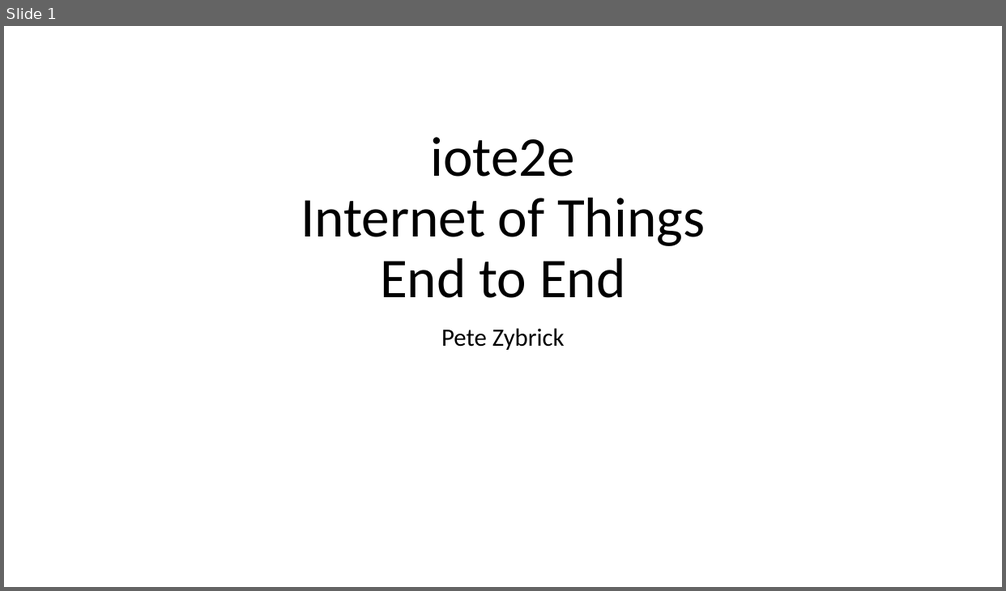
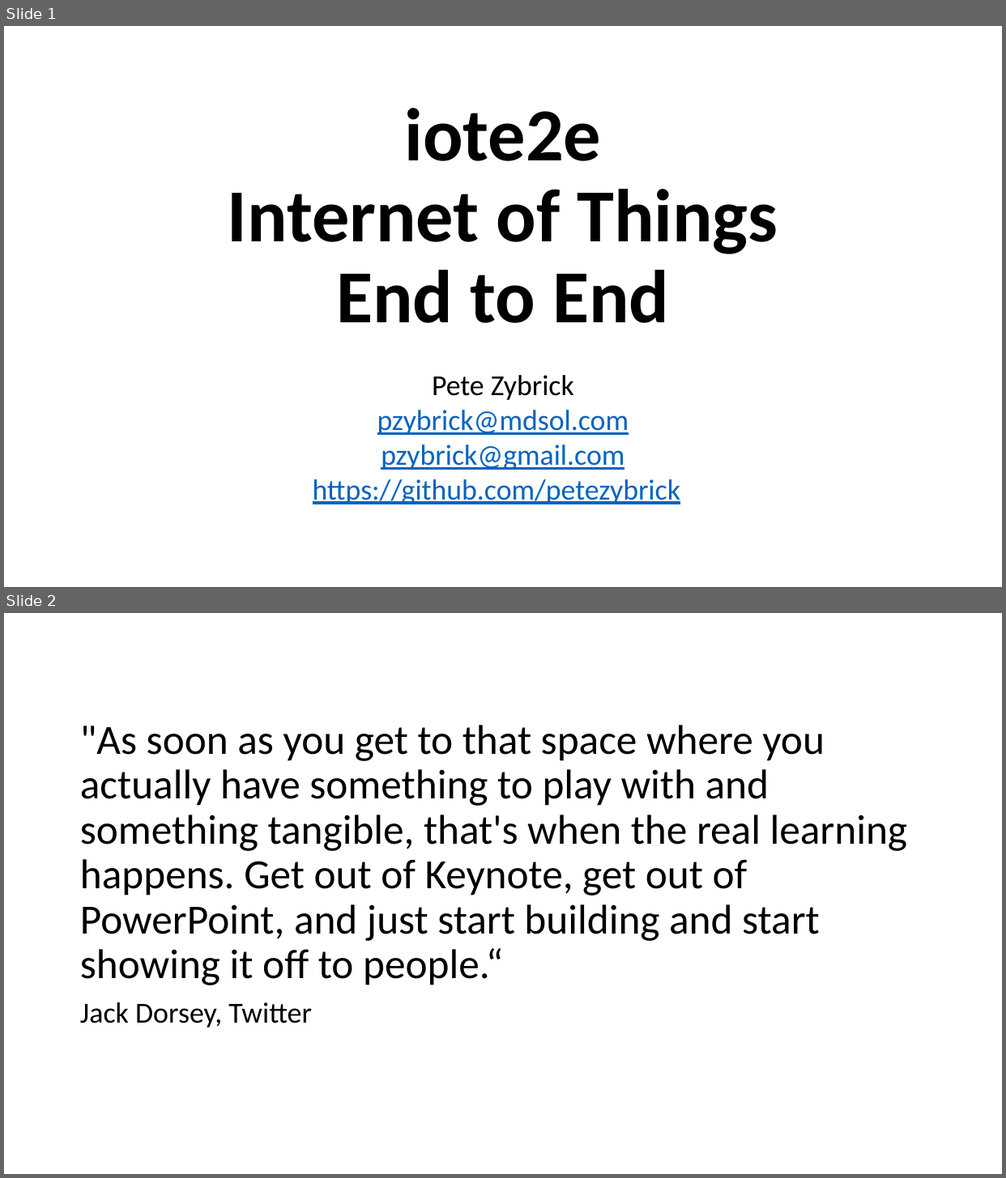
Before and after one commit to petezybrick/iote2e, a slide deck: iote2e-common/src/site/markdown/slides/iote2e-dryrun-20170904.pptx. Shown one above the other, each under a label of ours: slide 1 before the commit, slides 1 and 2 after it. The pictures are 1006x591 and 1006x1178 pixels, drawn with LibreOffice and Linux fonts; fonts in the diff are those of the drawing. Boxes give left, top, right and bottom in pixels: in the first picture for what was removed or moved away, otherwise in the second. Text is boxed around its words. In the diff, an @@ line names an element or a change of style, - is before the commit and + after.

```diff
--- a/iote2e-common/src/site/markdown/slides/iote2e-dryrun-20170904.pptx
+++ b/iote2e-common/src/site/markdown/slides/iote2e-dryrun-20170904.pptx
@@ slide 2 added at (4, 613, 1002, 1174), background #FFFFFF @@
@@ text added at (80, 725, 907, 1028), 40 pt, text #000000 @@
+"As soon as you get to that space where you actually have something to play with and something tangible, that's when the real learning happens. Get out of Keynote, get out of PowerPoint, and just start building and start showing it off to people.“
+Jack Dorsey, Twitter
@@ slide 1 changed as well @@
@@ title "iote2e Internet of Things End ...": place and size @@
-title "iote2e Internet of Things End ..." at (300, 137, 705, 298)
+title "iote2e Internet of Things End ..." at (228, 108, 778, 323)
@@ title "iote2e Internet of Things End ..." at (228, 108, 778, 323): size 54 to 72 pt, bold on @@
@@ subtitle "Pete Zybrick": place and size @@
-subtitle "Pete Zybrick" at (441, 328, 565, 350)
+subtitle "Pete Zybrick" at (313, 375, 680, 505)
@@ subtitle at (432, 375, 574, 400): size 24 to 27.9 pt in "Pete Zybrick"; line spacing 0.9 to 0.7 @@
@@ subtitle at (313, 410, 680, 505): paragraphs added @@
+pzybrick@mdsol.com
+pzybrick@gmail.com
+https://github.com/petezybrick
```
Also in this commit, not shown: 23 other slides added, 1 slide removed.
